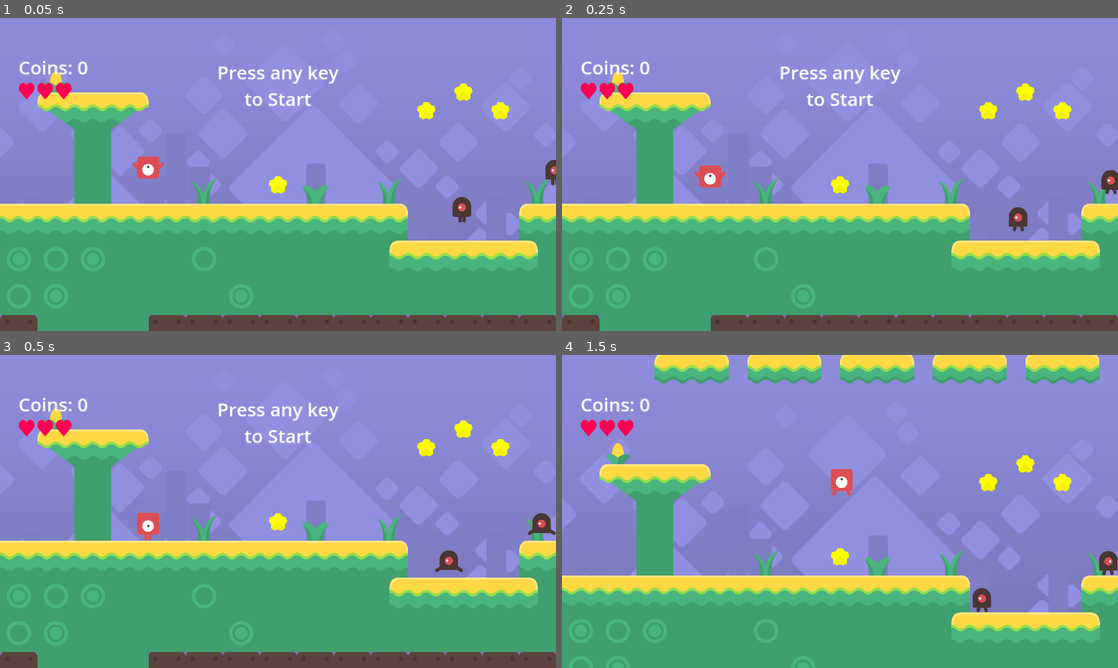
Above: before the commit, frames 1-4 (two rows, left to right).
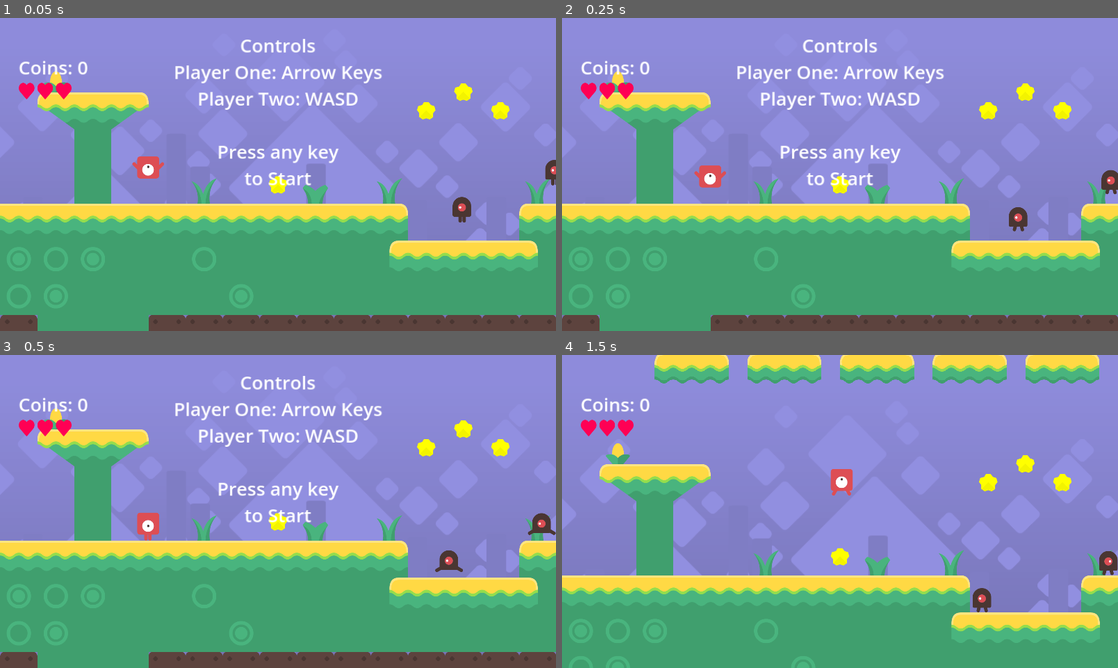
Above: after the commit, the same moments.

Repository: endlessm/moddable-platformer
Game: Godot game, scene res://main.tscn
Two runs of this game, one before a commit and one after it. Both use one fixed random seed, a clock stepped at 60 frames per second and the inputs below.
Inputs:
- Up to frame 1 (0.05 s): no input
- Up to frame 2 (0.25 s): no input
- Up to frame 3 (0.5 s): no input
- Up to frame 4 (1.5 s): tap Enter at 0.5 s; hold Right (player_1_right) from 0.53 s (still down); tap A (player_2_left) at 0.6 s; tap Up (player_1_up) at 0.77 s; tap D (player_2_right) at 1.35 s

The runs differ from the first frame. In frame 1, 2.3% of the frame differs, in the area x 31-69%, y 6-54%; in frame 2, 2.3%; in frame 3, 2.3%; in frame 4, nothing differs.

Commit message:
HUD: Explain player controls
Using the current label in the center. Nothing fancy.

Diff:
--- a/hud.tscn
+++ b/hud.tscn
@@ -14,15 +14,19 @@
 anchor_top = 0.5
 anchor_right = 0.5
 anchor_bottom = 0.5
-offset_left = -194.5
-offset_top = -396.0
-offset_right = 194.5
-offset_bottom = -217.0
+offset_left = -367.5
+offset_top = -487.0
+offset_right = 367.5
+offset_bottom = 56.0
 grow_horizontal = 2
 grow_vertical = 2
 size_flags_horizontal = 4
 theme_override_font_sizes/font_size = 64
-text = "Press any key
+text = "Controls
+Player One: Arrow Keys
+Player Two: WASD
+
+Press any key
 to Start"
 horizontal_alignment = 1
 
